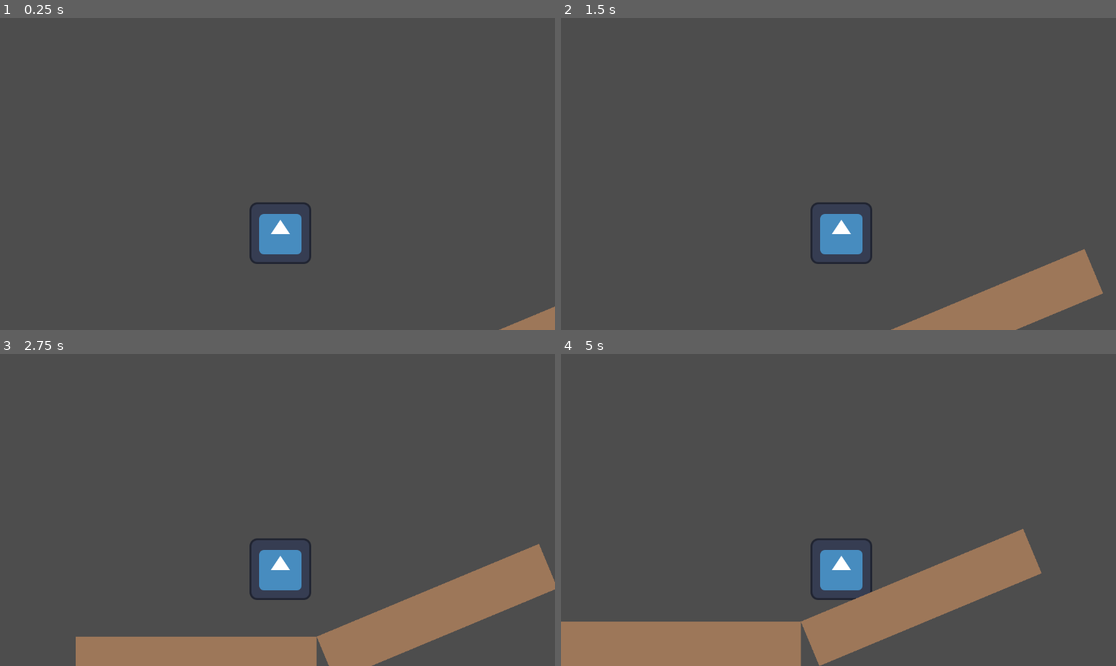
Above: before the commit, frames 1-4 (two rows, left to right).
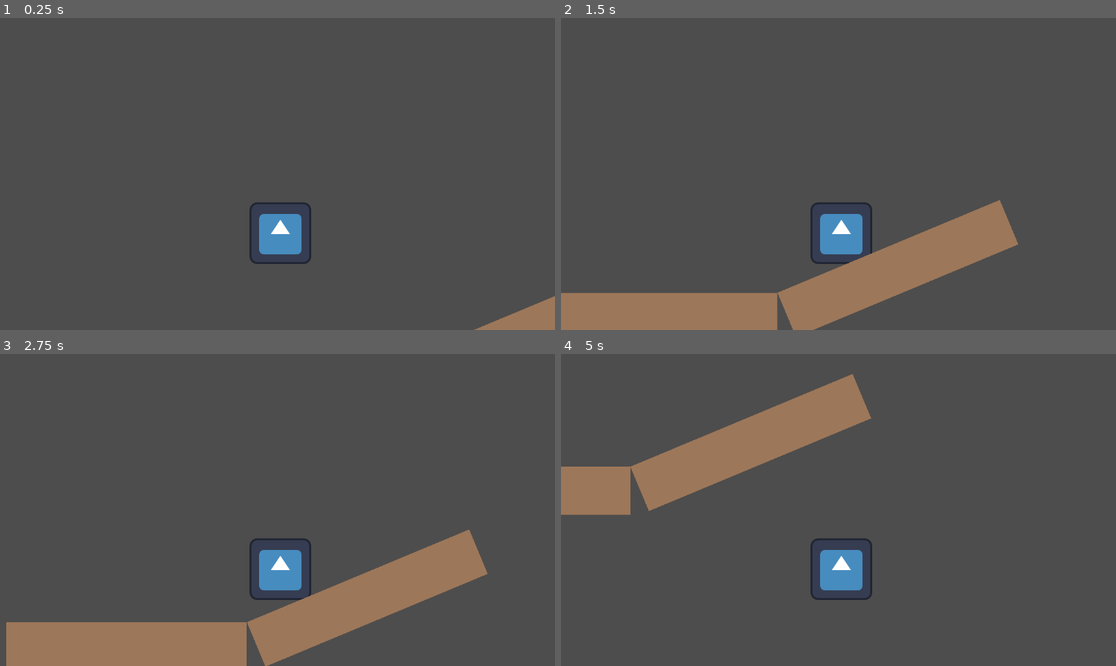
Above: after the commit, the same moments.

Repository: ToxicRainStudios/PP-Game-Jam
Game: Godot game, scene res://scenes/world.tscn
Same seed, same stepped clock (60 frames per second), same inputs: the game is played once before the commit and once after it. The engine's default icon, where the game draws it, is replaced by a stand-in: a white triangle on a blue panel in a dark square.
Inputs:
- Up to frame 1 (0.25 s): no input
- Up to frame 2 (1.5 s): hold D (move_right) from 0.53 s (still down); tap Space (jump) at 0.6, 0.77, 1.07, 1.35 s
- Up to frame 3 (2.75 s): tap Space (jump) at 1.52, 1.82, 2.1 s; release D (move_right) at 2.03 s; hold A (move_left) from 2.03 s (still down)
- Up to frame 4 (5 s): release A (move_left) at 2.78 s; hold D (move_right) 2.78-4.28 s; tap Space (jump) at 2.85, 3.02, 3.32, 3.6, 3.77, 4.07, 4.35, 4.52, 4.82 s; hold A (move_left) from 4.28 s (still down)

The runs differ from the first frame. In frame 1, 0.4% of the frame differs, in the area x 85-100%, y 89-100%; in frame 2, 16%; in frame 3, 15%; in frame 4, 22%, in the area x 0-87%, y 6-100%.

Commit message:
less ass movement

Diff:
--- a/scripts/player.gd
+++ b/scripts/player.gd
@@ -1,23 +1,20 @@
 extends CharacterBody2D
 
-@export var speed = 12800
-@export var gravity = 550
+@export var speed = 400
+@export var gravity = 1200
 @export var terminalVelocity = 1800
-@export var jump_force = 300
+@export var jump_force = 800
 
 func _physics_process(delta):
-	if !is_on_floor(): ## apply gravity
+	if not is_on_floor():
 		velocity.y += gravity * delta
 		if velocity.y > terminalVelocity:
-				velocity.y = terminalVelocity
+			velocity.y = terminalVelocity
 
-	if Input.is_action_just_pressed("jump"):
-		if is_on_floor():
-			velocity.y = - jump_force
+	if Input.is_action_just_pressed("jump") and is_on_floor():
+		velocity.y = -jump_force
 
-	## move left and right
 	var hori_direction = Input.get_axis("move_left", "move_right")
-	velocity.x = speed * hori_direction * delta
+	velocity.x = speed * hori_direction
 
 	move_and_slide()
-	print(velocity)
